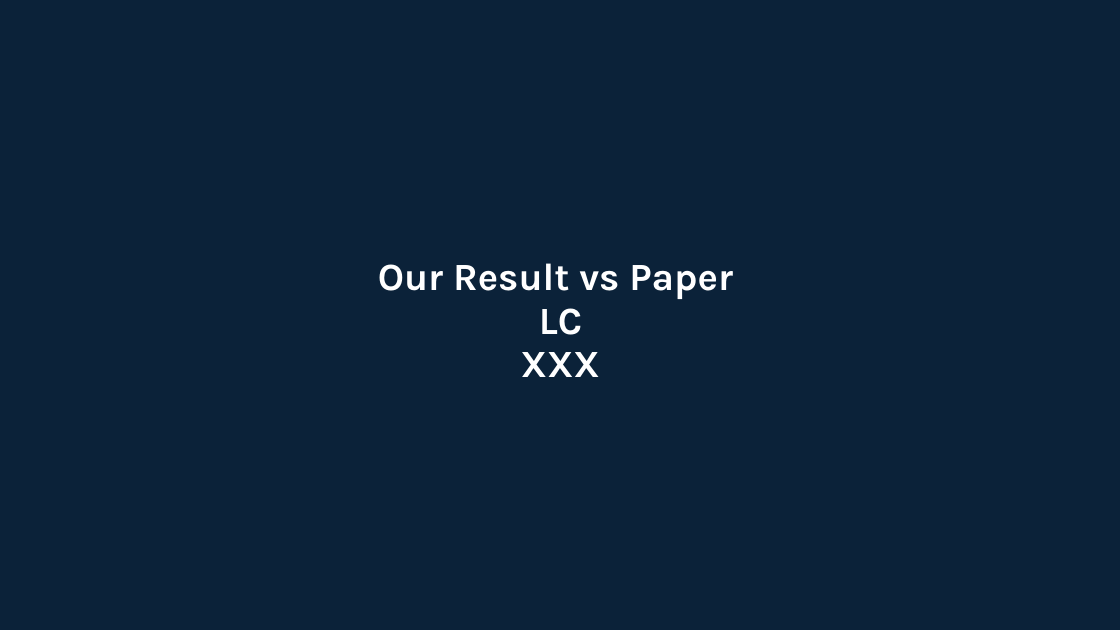
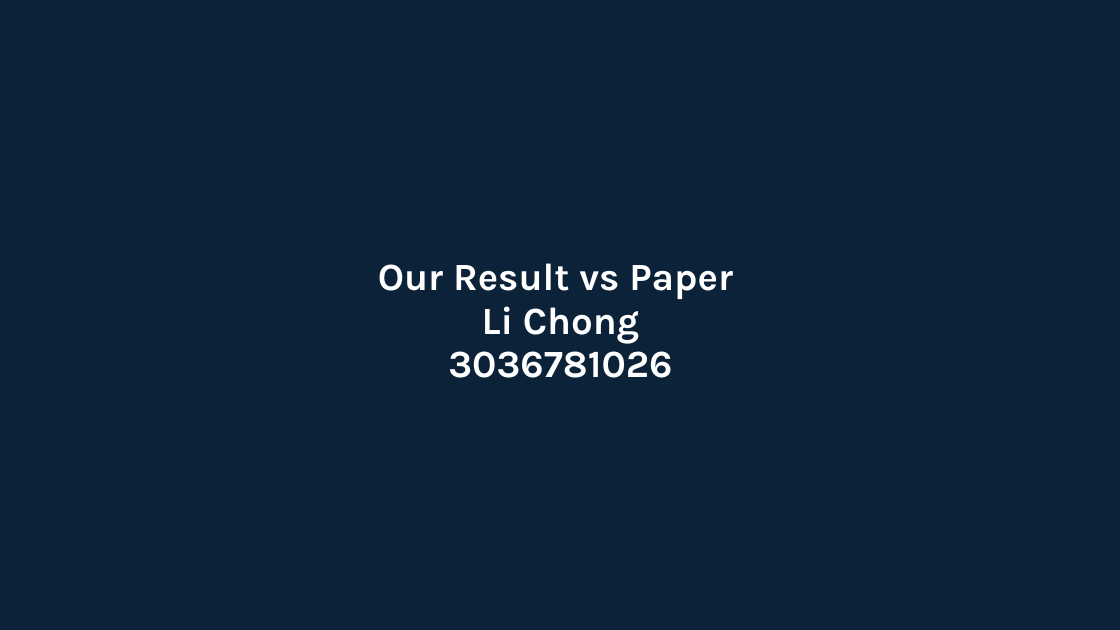
Before and after one commit to Zheyi-D/am-defect-tl, a slide deck: slide 19 of reports/slides_draft.pptx (slide 18 before the commit). Drawn at 1120x630 pixels with LibreOffice and Linux fonts; fonts in the diff are those of the drawing. Boxes give left, top, right and bottom in pixels: in the first picture for what was removed or moved away, otherwise in the second. Text is boxed around its words. In the diff, an @@ line names an element or a change of style, - is before the commit and + after.

```diff
--- a/reports/slides_draft.pptx
+++ b/reports/slides_draft.pptx
@@ text at (448,306,672,378): text changed @@
-LC
-XXX
+Li Chong
+3036781026
```
Also in this commit, not shown: 5 other slides changed, 1 slide added, 3 other files.
